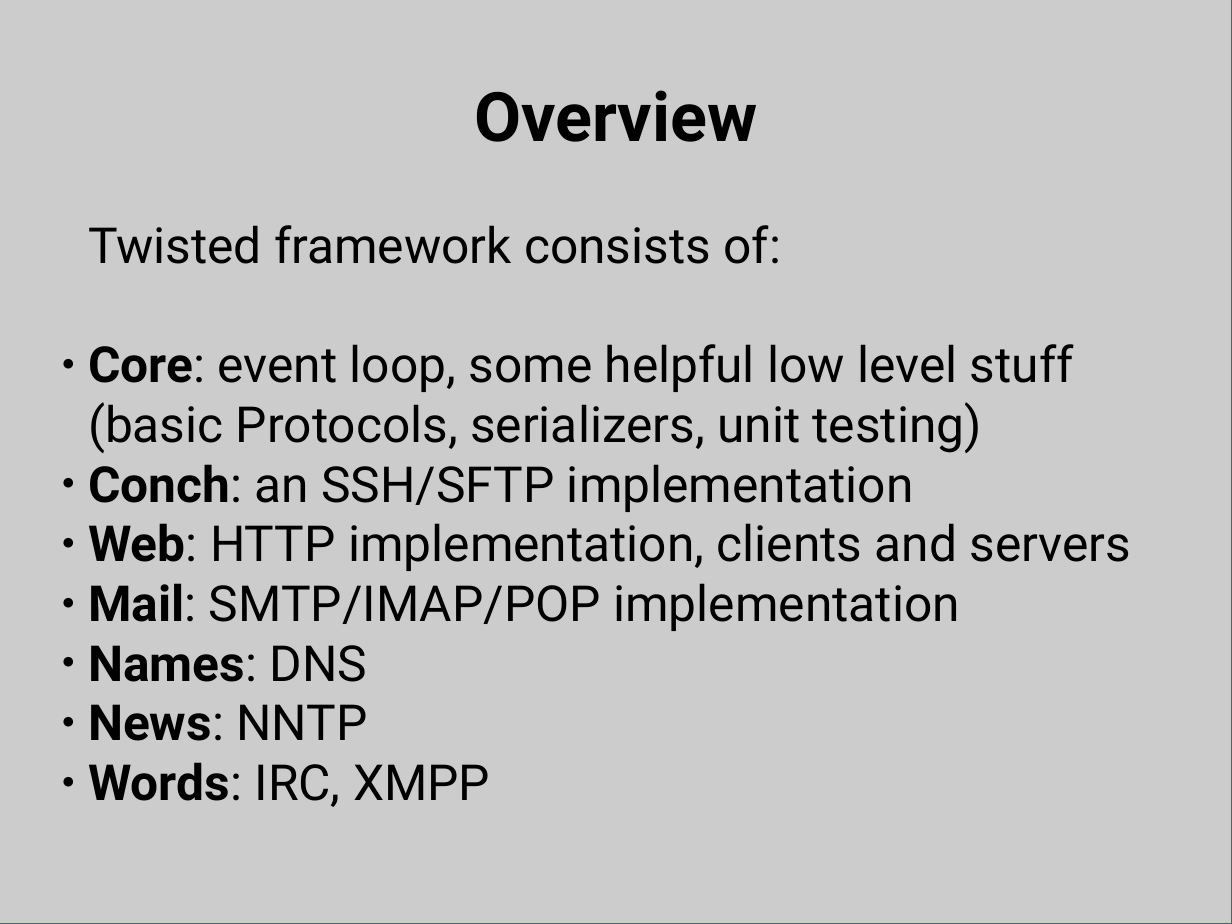
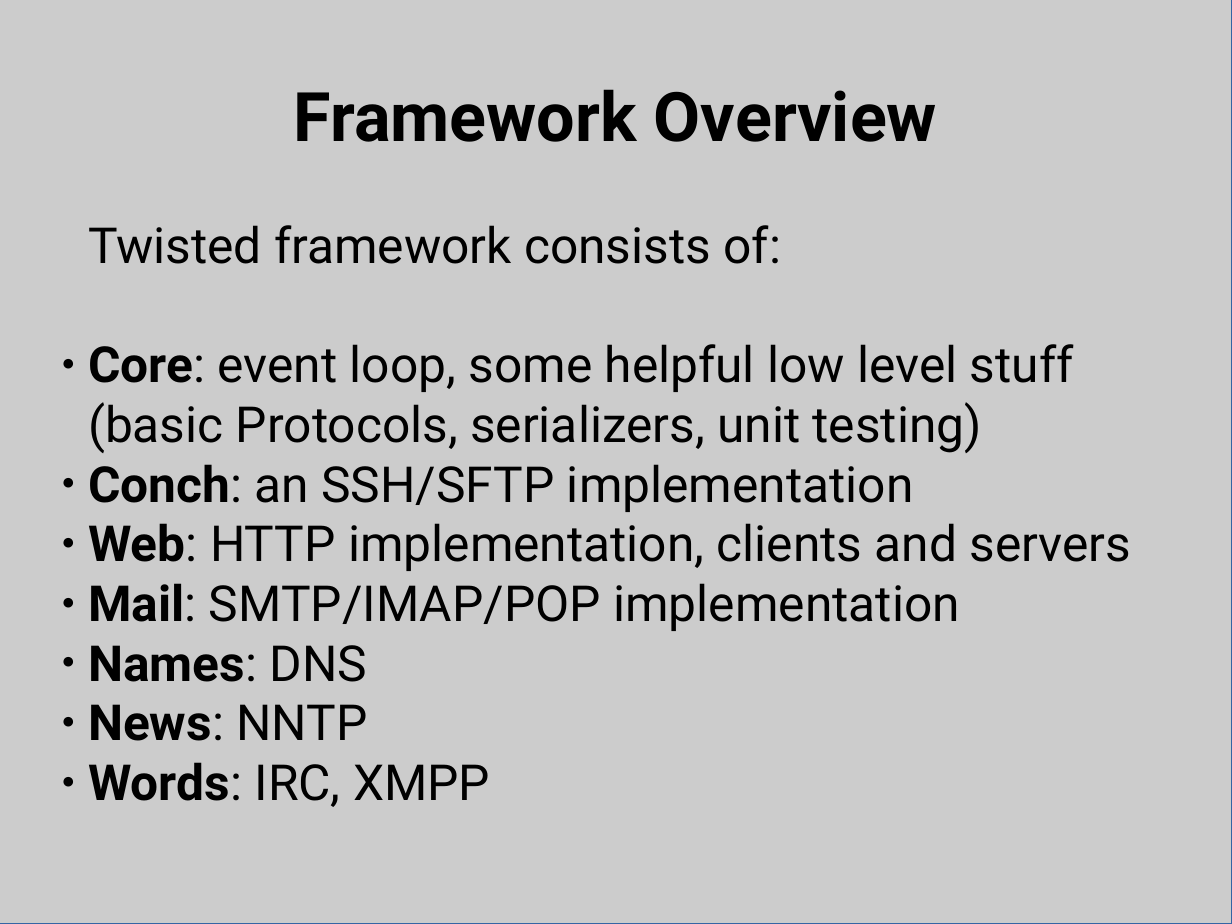
Before and after one commit to bpetering/linuxsa-talk-twisted, a slide deck: slide 7 of twisted_talk.odp (slide 6 before the commit). Drawn at 1232x924 pixels with LibreOffice and Linux fonts; fonts in the diff are those of the drawing. Boxes give left, top, right and bottom in pixels: in the first picture for what was removed or moved away, otherwise in the second. Text is boxed around its words. In the diff, an @@ line names an element or a change of style, - is before the commit and + after.

```diff
--- a/twisted_talk.odp
+++ b/twisted_talk.odp
@@ title at box(294, 89, 937, 142): text changed @@
-Overview
+Framework Overview
```
Also in this commit, not shown: 9 other slides changed, 13 slides added, 1 slide removed, 4 other files.
